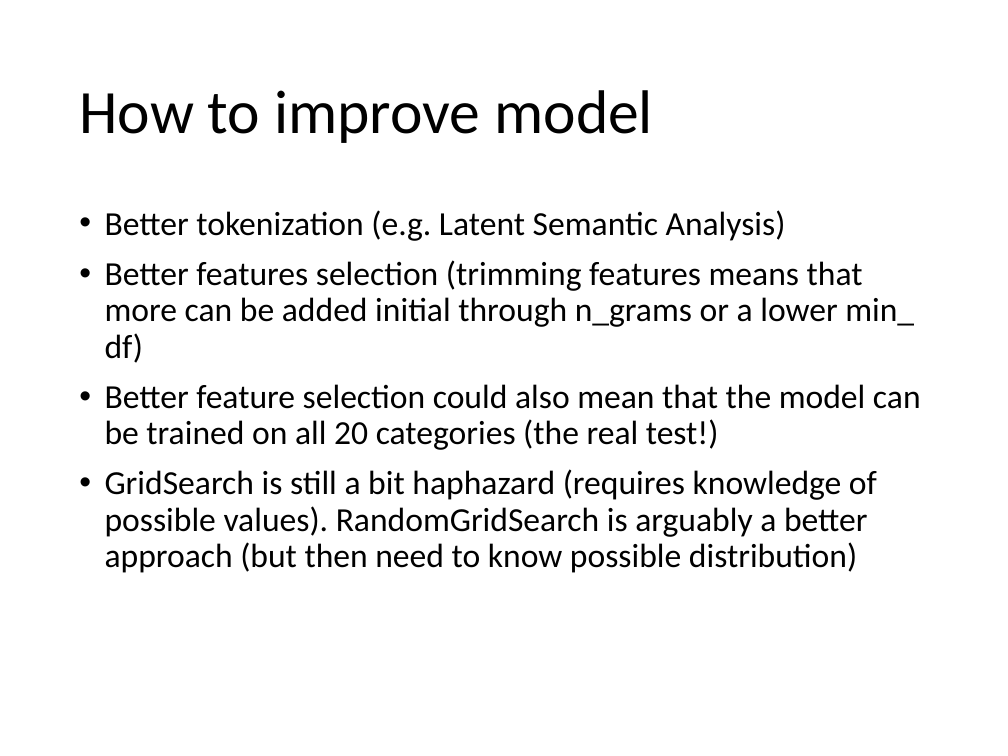
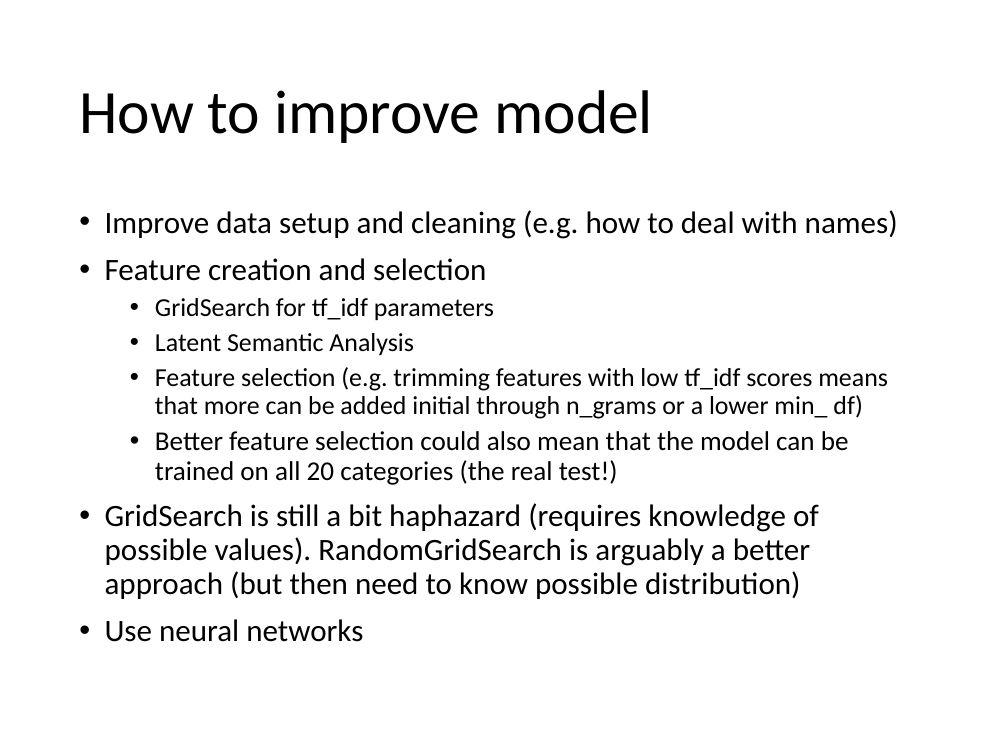
Before and after one commit to MartinOdendaal/Thinkful_Capstone_Supervised, a slide deck: slide 11 of Capstone 2.pptx. Drawn at 1008x756 pixels with LibreOffice and Linux fonts; fonts in the diff are those of the drawing. Boxes give left, top, right and bottom in pixels: in the first picture for what was removed or moved away, otherwise in the second. Text is boxed around its words. In the diff, an @@ line names an element or a change of style, - is before the commit and + after.

```diff
--- a/Capstone 2.pptx
+++ b/Capstone 2.pptx
@@ text at [105,210,898,419]: text changed; size 24 to 18.5 pt @@
-• Better tokenization (e.g. Latent Semantic Analysis)
-• Better features selection (trimming features means that more can be added initial through n_grams or a lower min_ df)
+• Improve data setup and cleaning (e.g. how to deal with names)
+• Feature creation and selection
+  • GridSearch for tf_idf parameters
+  • Latent Semantic Analysis
+  • Feature selection (e.g. trimming features with low tf_idf scores means that more can be added initial through n_grams or a lower min_ df)
@@ text at [105,431,849,599]: size 24 to 19.4 pt in "Better feature selection could also mean that ..."; size 24 to 22.2 pt in "GridSearch is still a bit haphazard (requires ..."; list level 1 to 2 in "Better feature selection could also ..." @@
@@ text at [105,619,363,642]: paragraph added @@
+• Use neural networks
```
Also in this commit, not shown: 9 other slides changed, 2 slides added.
